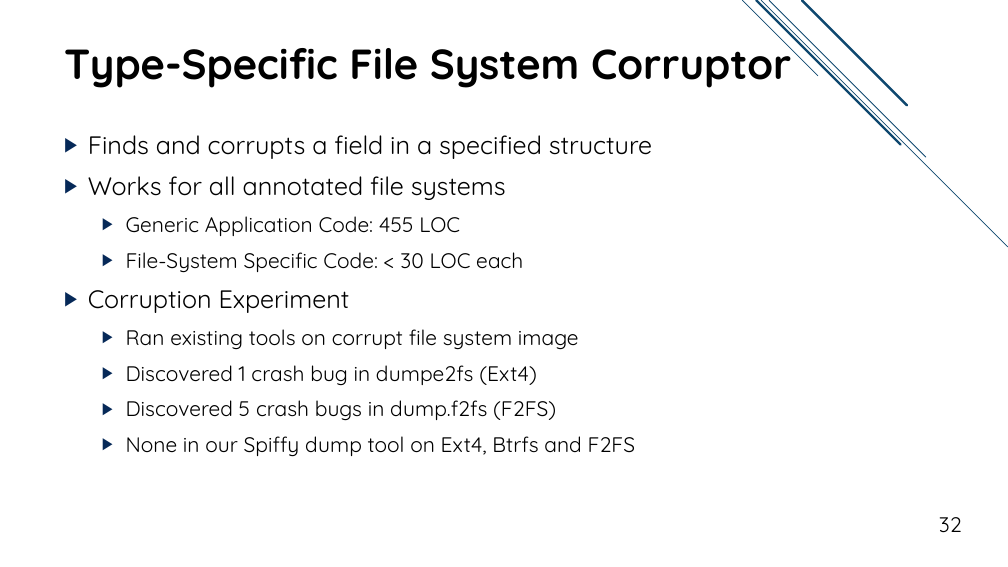
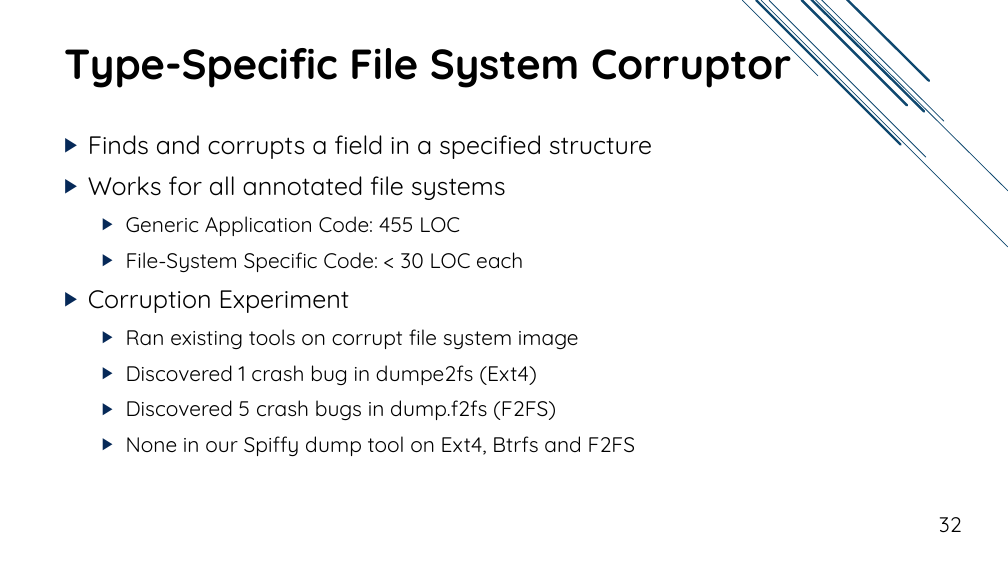
Before and after one commit to jacksun007/spiffy-paper, a slide deck: slide 32 of talk/spiffy_talk.pptx. Drawn at 1008x567 pixels with LibreOffice and Linux fonts; fonts in the diff are those of the drawing. Boxes give left, top, right and bottom in pixels: in the first picture for what was removed or moved away, otherwise in the second. Text is boxed around its words. In the diff, an @@ line names an element or a change of style, - is before the commit and + after.

```diff
--- a/talk/spiffy_talk.pptx
+++ b/talk/spiffy_talk.pptx
@@ group added at (801, 0, 1008, 191): 5 lines @@
```
